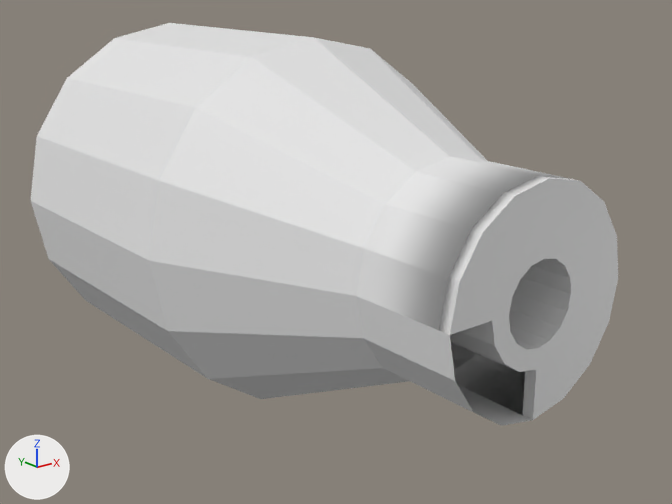
Before and after pictures for a commit that changed the FBX model Assets/Models/LevelChunks/FunnelRoom.fbx.
One viewpoint serves both versions: a 50 mm camera at (-59.3, -46.6, 27.5) aimed at (0.3, 27.9, -2.3). The axes (+X, +Y, +Z) are drawn at lower left. The lights are the same throughout.

Objects in the first picture: 'BubbleTube'.
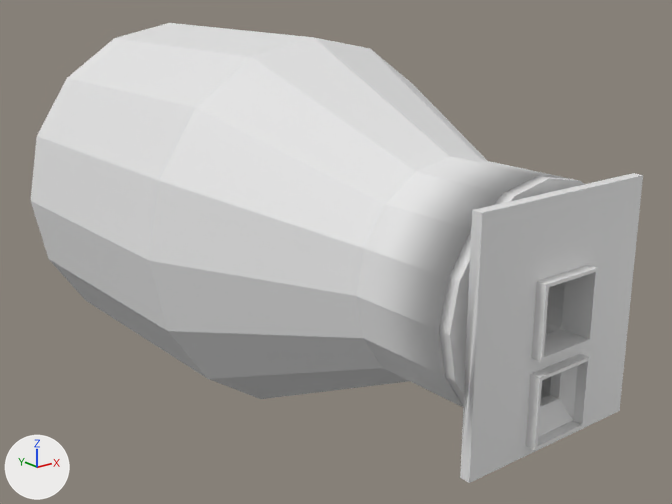
Boxes (x1, y1, x2, y2) around the edits, measured in the pictures (672 x 504 px; the box of a moved part takes in the faces that stretch with it):
'BubbleTube', reshaped (14% taller)
    before: (31, 23, 618, 426)
    after: (31, 23, 643, 483)
part 1 of me_circle, added
    after: (460, 173, 643, 483)
part 2 of me_circle, moved or reshaped (not visible afterwards)
    before: (522, 339, 590, 420)
part 3 of me_circle, moved or reshaped
    before: (439, 321, 504, 412)
    after: (439, 329, 467, 406)

The change, as a diff of the scene's bpy script:
```diff
--- a/Assets/Models/LevelChunks/FunnelRoom.fbx.py
+++ b/Assets/Models/LevelChunks/FunnelRoom.fbx.py
@@ me_circle @@
 # used by ob_bubbletube; location = (0.0, 0.0, 0.0)
 # verts and faces of me_circle; kept vertices keep their numbers, new ones are numbered from 241
 # before: 48 (2.3, 1.2, -5.5), 49 (4.2, 1.2, -4.2), 63 (0.0, 1.2, -6.0), 177 (7.6, 1.2, -7.6), 191 (0.0, 1.2, -10.8) at pixel (522, 415)
 # before: 192 (4.1, 1.2, -10.0), 193 (2.3, 0.0, -5.5) at pixel (553, 358), 194 (4.2, 0.0, -4.2) at pixel (569, 338), 208 (0.0, 0.0, -6.0) at pixel (536, 369), 225 (7.6, 0.0, -7.6) at pixel (589, 364)
 # before: 239 (0.0, 0.0, -10.8) at pixel (532, 420), 240 (4.1, 0.0, -10.0) at pixel (563, 398)
 # before: 59 (-6.0, 1.2, 0.0), 60 (-5.5, 1.2, -2.3) at pixel (483, 341), 61 (-4.2, 1.2, -4.2) at pixel (493, 359), 187 (-10.8, 1.2, 0.0) at pixel (438, 330), 188 (-10.0, 1.2, -4.1) at pixel (444, 376)
 # before: 189 (-7.6, 1.2, -7.6) at pixel (463, 407), 204 (-6.0, 0.0, 0.0) at pixel (492, 320), 205 (-5.5, 0.0, -2.3) at pixel (494, 345), 206 (-4.2, 0.0, -4.2) at pixel (504, 363), 235 (-10.8, 0.0, 0.0) at pixel (449, 334)
 # before: 236 (-10.0, 0.0, -4.1) at pixel (455, 381), 237 (-7.6, 0.0, -7.6) at pixel (473, 412)
-me_circle.from_pydata(...)  # 241 vertices, 254 faces; spans x -20.0..20.0, y 0.0..61.2, z -20.0..20.0
+me_circle.from_pydata(...)  # 317 vertices, 333 faces; spans x -20.0..20.0, y -3.0..61.2, z -20.0..20.0
+# me_circle part 1: a new loose piece of 76 vertices spanning x -10.0..10.0, y -3.0..0.0, z -12.3..10.0
+# me_circle part 2
+delete_faces([(191, 192, 240, 239), (193, 240, 225, 194), (193, 208, 239, 240), (63, 191, 239, 208), (177, 225, 240, 192), (48, 49, 177, 192)])
+delete_faces([(48, 192, 191, 63)])
+faces += [(191, 239, 240, 192), (48, 49, 194, 193), (177, 192, 240, 225), (48, 193, 208, 63), (49, 177, 225, 194)]
+# me_circle part 3
+delete_faces([(188, 236, 237, 189), (59, 60, 205, 204), (60, 61, 206, 205), (187, 235, 236, 188), (59, 204, 235, 187)])
+faces += [(188, 189, 237, 236), (187, 188, 236, 235), (59, 60, 188, 187), (60, 61, 189, 188), (204, 235, 236, 205), (205, 236, 237, 206)]
+faces += [(61, 206, 237, 189)]
```
